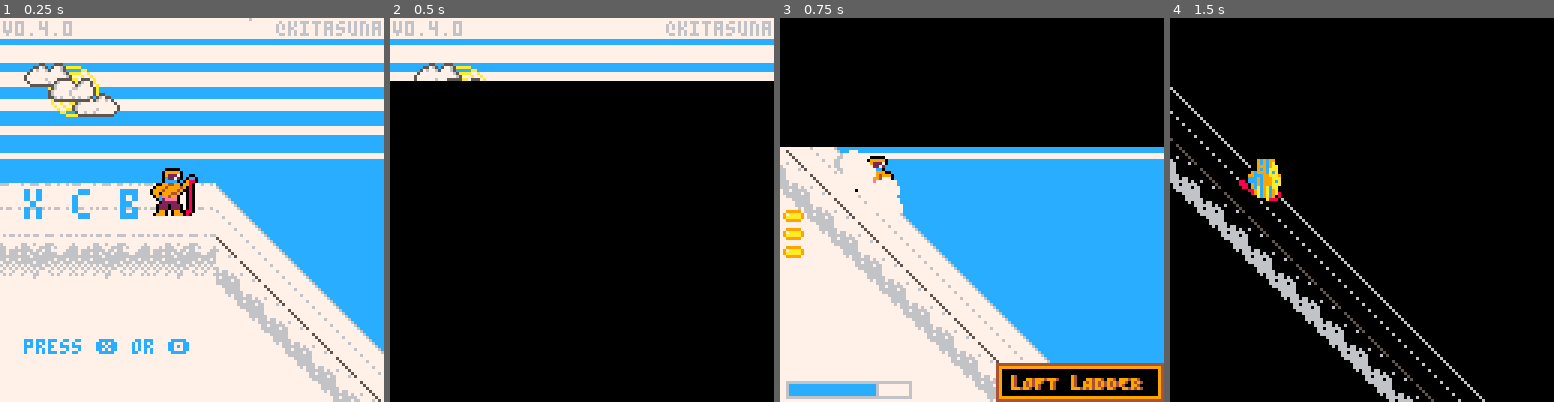
Above: before the commit, frames 1-4 (left to right).
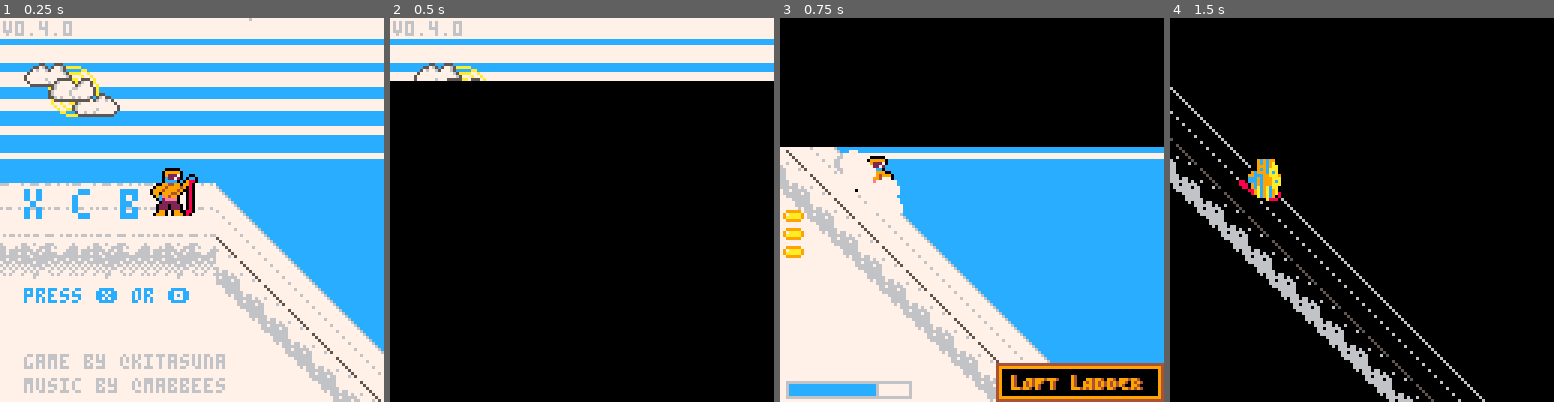
Above: after the commit, the same moments.

Repository: radicalslice/xcb
Game: PICO-8 cartridge main.p8
Two runs of this game, one before a commit and one after it. Both use one fixed random seed, a clock stepped at 60 frames per second and the inputs below.
Inputs:
- Up to frame 1 (0.25 s): no input
- Up to frame 2 (0.5 s): tap X (X key) at 0.33 s
- Up to frame 3 (0.75 s): tap O (Z key) at 0.7 s
- Up to frame 4 (1.5 s): tap X (X key) at 1.07 s

The runs differ from the first frame. In frame 1, 3.9% of the frame differs, in the area x 6-100%, y 0-98%; in frame 2, 0.5%; in frame 3, nothing differs; in frame 4, nothing differs.

Commit message:
v0.5 Update title screen

Diff:
--- a/_title.lua
+++ b/_title.lua
@@ -39,11 +39,12 @@
   spr(128, 50, 50, 2, 2)
   print("\^w\^tx c b", 8, 57, 12)
 
-  print("press "..BUTTON_X.." or "..BUTTON_O, 8, 107, 12)
+  print("press "..BUTTON_X.." or "..BUTTON_O, 8, 90, 12)
   -- palt()
 
   print("v0.4.0", 1, 1, 6)
-  print("@kitasuna", 92, 1, 6)
+  print("game by @kitasuna", 8, 112, 6)
+  print("music by @mabbees", 8, 120, 6)
 
   foreach(_FX.snow, function(c)
     spr(118, c.x, c.y)
